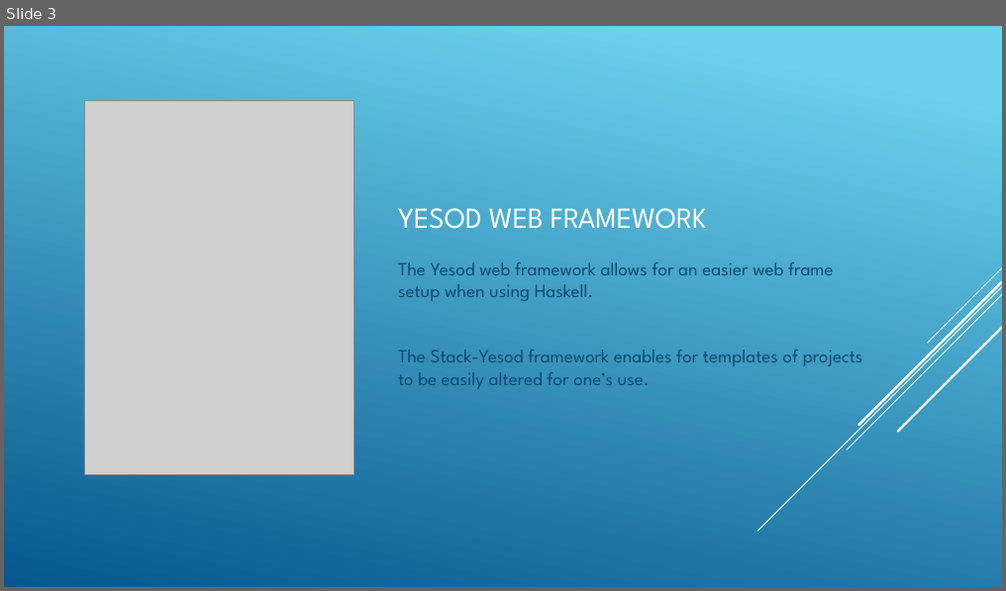
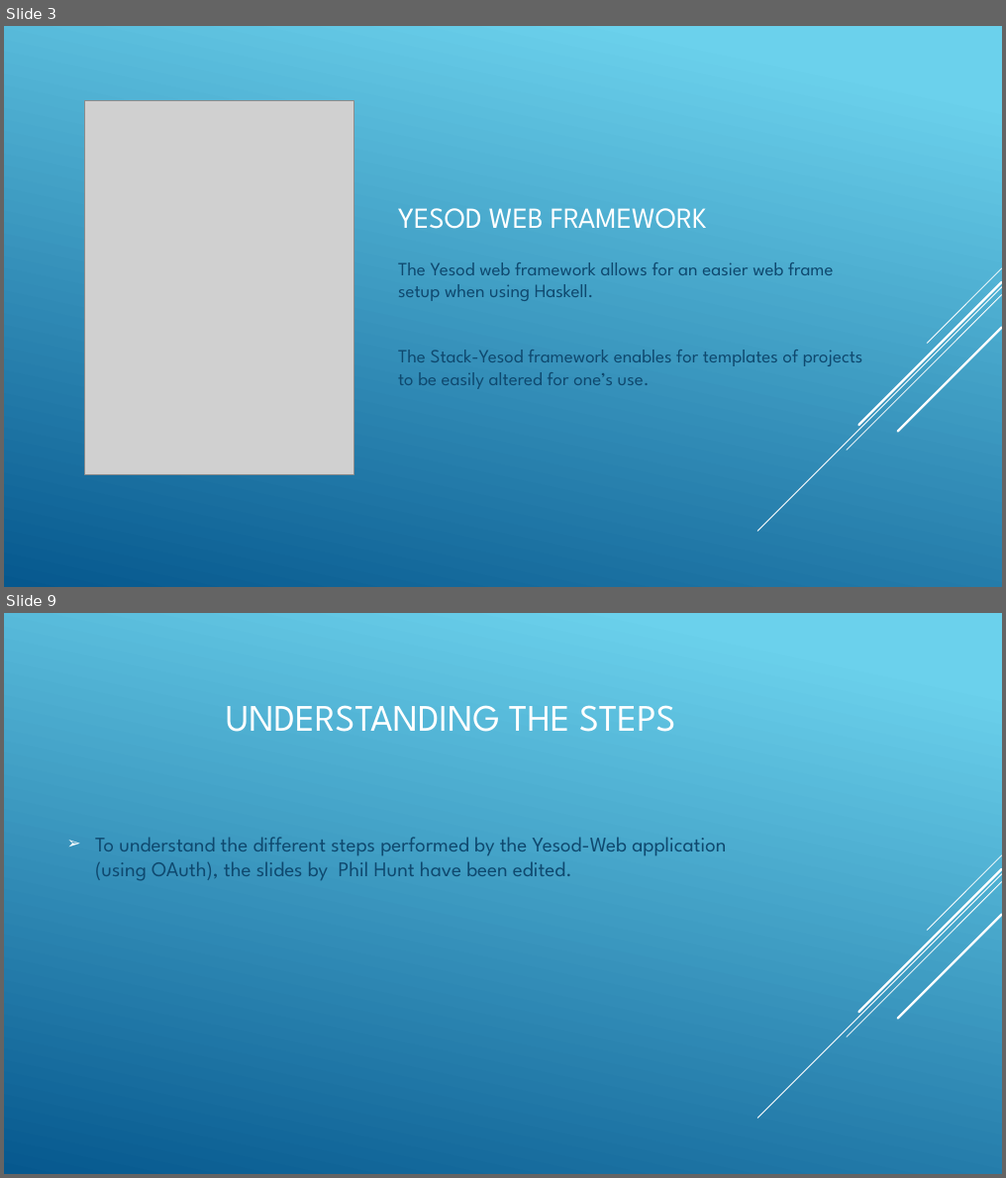
Before and after one commit to sftcd/cs7053, a slide deck: 2016lectures/GitHub OAUth2.pptx. Shown one above the other, each under a label of ours: slide 3 before the commit, slides 3 and 9 after it; the slides between them are not shown. The pictures are 1006x591 and 1006x1178 pixels, drawn with LibreOffice and Linux fonts; fonts in the diff are those of the drawing; grey boxes stand for pictures. Boxes give left, top, right and bottom in pixels: in the first picture for what was removed or moved away, otherwise in the second. Text is boxed around its words. In the diff, an @@ line names an element or a change of style, - is before the commit and + after.

Commit message:
Updated Github OAuth2 slides and moved name from READme to slide deck.

```diff
--- a/2016lectures/GitHub OAUth2.pptx
+++ b/2016lectures/GitHub OAUth2.pptx
@@ slide 9 added at [4,613,1002,1174], background gradient #6ED2EB to #06588E; not listed: 5 template elements that a slide beside it also shows @@
@@ title added at [226,705,675,732], 36 pt, text #FFFFFF @@
+UNDERSTANDING THE STEPS
@@ text added at [95,837,726,880], 20 pt, text #0F496F @@
+➢ To understand the different steps performed by the Yesod-Web application (using OAuth), the slides by Phil Hunt have been edited.
```
Also in this commit, not shown: 7 slides changed, 6 other slides added, 1 other file.
